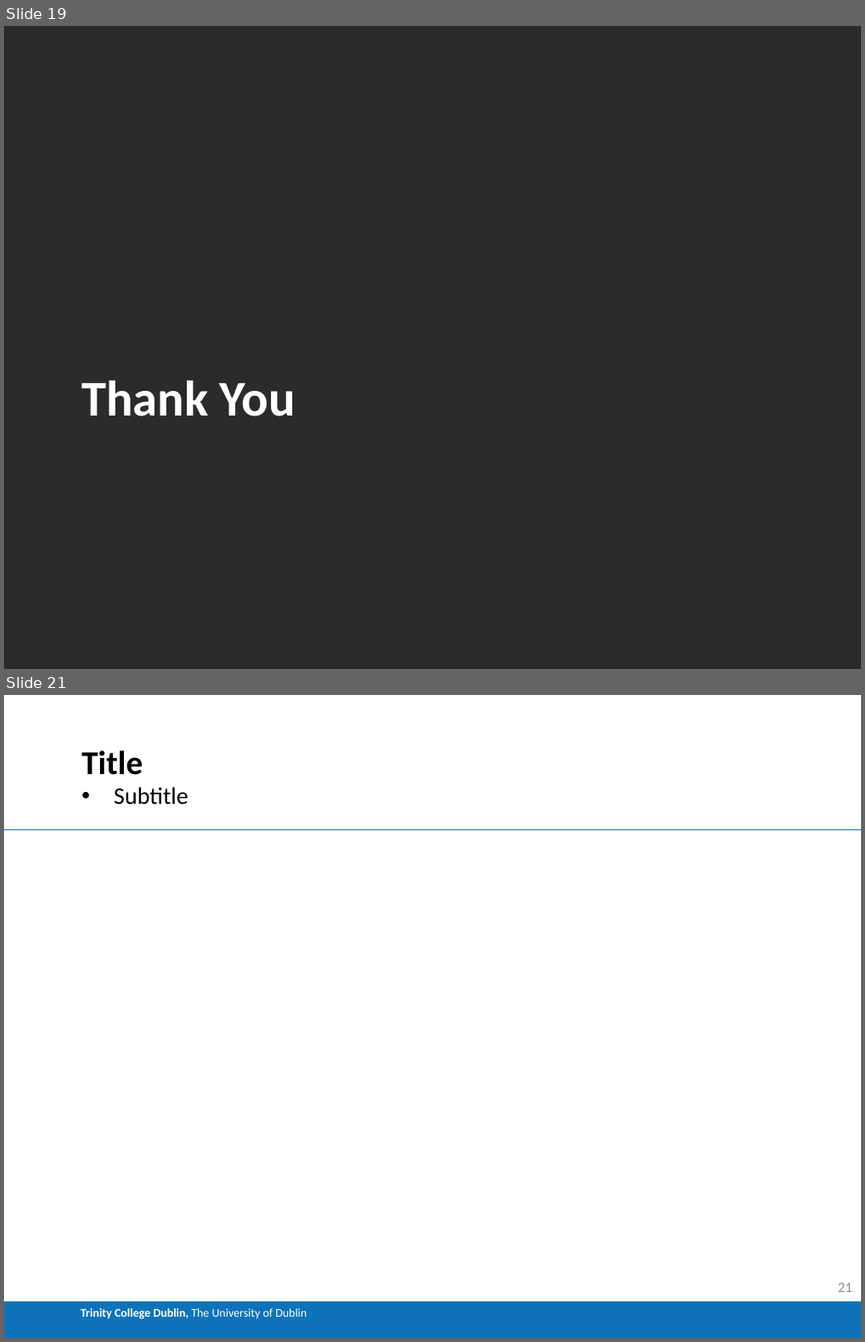
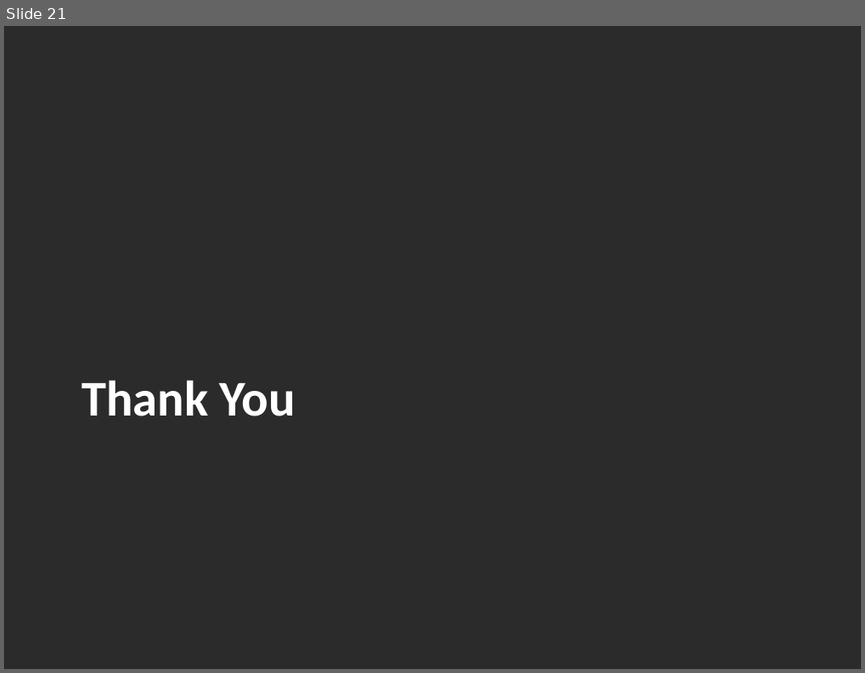
Before and after one commit to Buckley258/FYP, a slide deck: FYP_Demo.pptx. Shown one above the other, each under a label of ours: slides 19 and 21 before the commit, slide 21 after it; the slides between them are not shown. The pictures are 865x1342 and 865x673 pixels, drawn with LibreOffice and Linux fonts; fonts in the diff are those of the drawing; background and template pictures are left out; a plain dark background stands for a picture behind light text. Boxes give left, top, right and bottom in pixels: in the first picture for what was removed or moved away, otherwise in the second. Text is boxed around its words. In the diff, an @@ line names an element or a change of style, - is before the commit and + after.

```diff
--- a/FYP_Demo.pptx
+++ b/FYP_Demo.pptx
@@ slide 21 removed at bbox=[4, 695, 861, 1338], background #FFFFFF @@
@@ title removed at bbox=[81, 750, 143, 775] @@
-Title
@@ text removed at bbox=[114, 787, 188, 805] @@
-• Subtitle
@@ line removed from (4, 829) to (861, 829) @@
@@ rectangle removed at bbox=[4, 1301, 861, 1338] @@
-Trinity College Dublin, The University of Dublin
@@ page number removed at bbox=[838, 1282, 852, 1292] @@
-21
@@ what was slide 19 is now slide 21 @@
```
Also in this commit, not shown: 5 slides changed, 6 slides added, 5 other slides removed, 10 other files.
